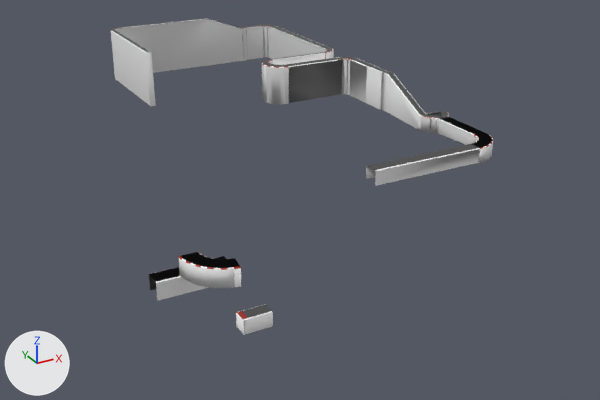
The Blender file Tracks/npn_active.blend, before and after one commit.
Camera for both pictures: a 50 mm lens placed at (-649.0, -1275.0, 398.0), pointed at (-18.0, -128.0, -175.0). The axes (+X, +Y, +Z) are drawn at lower left. The lights are the same throughout.

Objects in the first picture: 'Track', 'Track.001', 'Track.002', 'Track.003'.
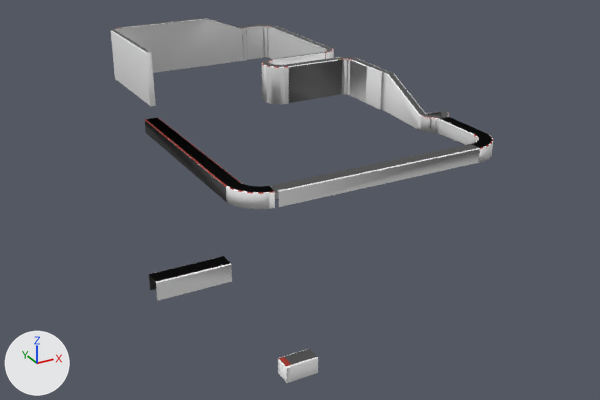
What differs and where, as boxes (x1, y1, x2, y2) in the pictures (600 x 400 px; the box of a moved part takes in the faces that stretch with it):
'Track', reshaped
    before: (111, 18, 493, 186)
    after: (111, 18, 493, 207)
'Track.001', reshaped, moved (108% wider, 149% taller)
    before: (179, 252, 241, 288)
    after: (145, 118, 275, 209)
'Track.003', moved
    before: (236, 304, 273, 335)
    after: (278, 349, 318, 383)
part 1 of me_plane, moved or reshaped
    before: (366, 144, 480, 186)
    after: (270, 144, 480, 207)
part 2 of me_plane_001, built on
    before: (179, 252, 201, 278)
    after: (145, 118, 241, 200)

The edits, one by one:
me_plane is used by ob_track; location (0.0, 0.0, 0.0); scale (4.53, 5.66, 4.53).
Verts and faces of me_plane; kept vertices keep their numbers, new ones are numbered from 7317.
Before the commit, vertices of me_plane: 4982 (-12.0, -72.0, -4.0) at pixel (375, 171), 6178 (-12.0, -72.0, -9.0) at pixel (375, 185), 6529 (-12.0, -67.0, -9.0) at pixel (365, 179), 6911 (-12.0, -71.0, -4.0) at pixel (375, 169), 6912 (-12.0, -72.0, -4.0) at pixel (375, 171).
Before the commit, vertices of me_plane: 6913 (-12.0, -71.0, -4.0) at pixel (374, 169), 6914 (-12.0, -71.0, -4.0) at pixel (374, 169), 6915 (-12.0, -68.0, -4.0) at pixel (367, 165), 6916 (-12.0, -67.0, -4.0) at pixel (366, 165), 6917 (-12.0, -68.0, -4.0) at pixel (367, 165).
Before the commit, vertices of me_plane: 6918 (-12.0, -68.0, -4.0) at pixel (367, 165), 6919 (-12.0, -70.0, -4.0) at pixel (371, 167).
me_plane had 7317 vertices, 3951 faces, 184 loose edges and spanned x -73.0..64.0, y -76.0..84.0, z -11.0..12.0.
me_plane now has 7355 vertices, 3987 faces, 184 loose edges and spans x -73.0..64.0, y -76.0..84.0, z -11.0..12.0.
Part 1, on me_plane:
Vertices 4982, 6178, 6529, 6911 to 6919 move by (-33.0, 0.0, 0.0).
me_plane_001 is used by ob_track_001; location (0.0, 0.0, 0.0); scale (4.53, 5.66, 4.53).
me_plane_001 had 569 vertices, 525 faces and spanned x -85.14..-73.99, y -103.21..-93.69, z -6.81..-1.82.
me_plane_001 now has 588 vertices, 539 faces, 1 loose edge and spans x -85.14..-73.99, y -103.21..-39.12, z -6.85..-1.82.
Part 2, on me_plane_001:
21 vertices are removed from x -85.14..-79.96, y -93.76..-93.73, z -6.77..-1.82.
25 faces are deleted.
21 vertices are added at x -85.14..-79.96, y -39.16..-39.13, z -6.77..-1.82.
11 new vertices lie (0.06, 0.01, -4.8) away from vertices in x -85.12..-79.96, y -39.16..-39.13, z -2.05..-1.82.
8 new vertices lie (0.07, 0.01, -4.8) away from vertices in x -85.14..-79.98, y -39.14..-39.13, z -2.05..-1.82.
1 loose edge is added.
39 new faces join them.
Object 'Track.001' (ob_track_001) moves from (0.0, 0.0, 0.0) to (131.0, 180.0, -10.0).
Object 'Track.003' (ob_track_003) moves from (-160.0, -68.0, -166.0) to (-160.0, -188.0, -166.0).
